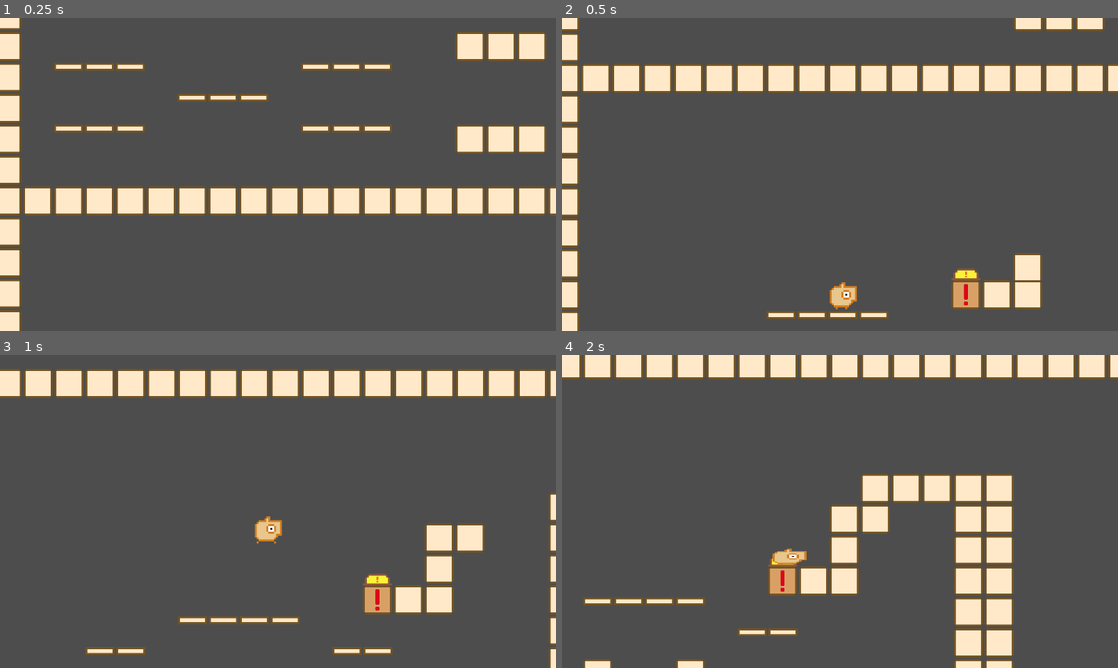
Above: before the commit, frames 1-4 (two rows, left to right).
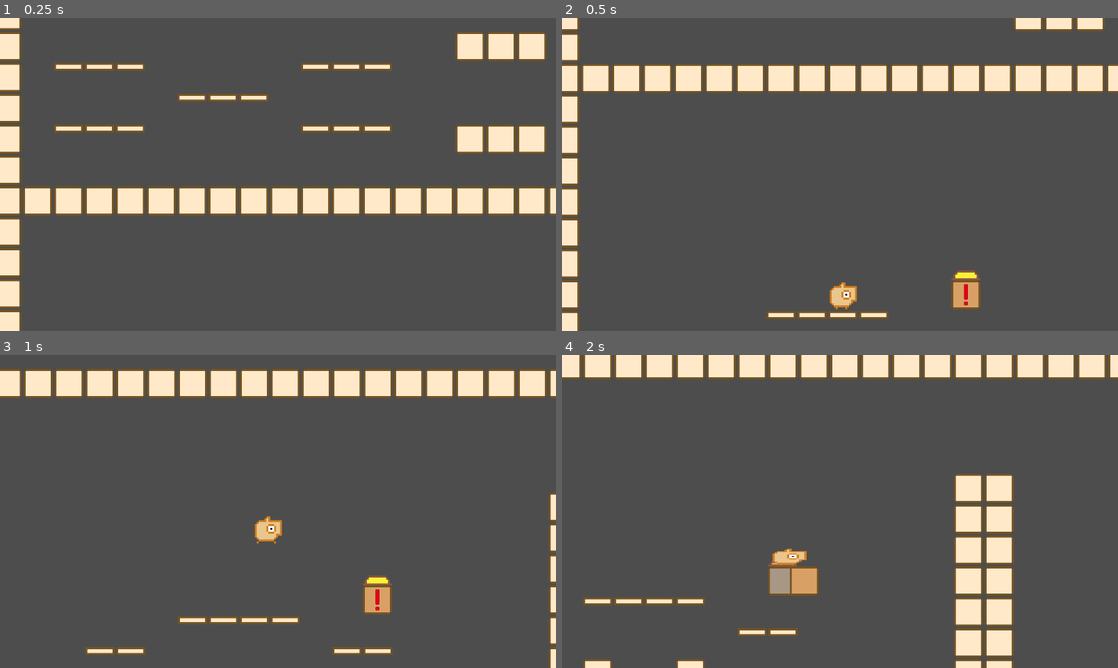
Above: after the commit, the same moments.

Repository: syun77/gd_inovania2
Game: Godot game, scene res://Main.tscn
Two runs of this game, one before a commit and one after it. Both use one fixed random seed, a clock stepped at 60 frames per second and the inputs below.
Inputs (mouse positions are in pixels of both pictures, inside the frame that each line leads up to):
- Up to frame 1 (0.25 s): no input
- Up to frame 2 (0.5 s): no input
- Up to frame 3 (1 s): move the mouse to (400, 495) at 0.52 s; hold Right (ui_right) from 0.53 s (still down); hold Space (action) from 0.53 s (still down); tap Up (ui_up) at 0.77 s
- Up to frame 4 (2 s): keep holding Right (ui_right); move the mouse to (728, 527) at 1.27 s; release Space (action) at 1.28 s; tap Space (action) at 1.35 s; tap Up (ui_up) at 1.52 s

Frame 1 is identical in both runs. In frame 2, 1.5% of the frame differs, in the area x 70-87%, y 75-94%; in frame 3, 2.4%; in frame 4, 4.1%, in the area x 37-70%, y 38-77%.

Commit message:
びっくりブロックを実装

Diff:
--- a/gd_inovania2/Main.gd
+++ b/gd_inovania2/Main.gd
@@ -167,7 +167,6 @@
 
 	# 座標リスト.
 	var pos_list = _create_exclamation_block_list(p)
-	print(pos_list)
 	_bg_layer.add_child(block)
 	block.setup(pos_list)
 
--- /dev/null
+++ b/gd_inovania2/assets/fonts/Xolonium-Regular.tres
@@ -0,0 +1,7 @@
+[gd_resource type="Theme" load_steps=2 format=3 uid="uid://d01v3grce8ivc"]
+
+[ext_resource type="FontFile" uid="uid://csbm65h0kxlp5" path="res://assets/fonts/Xolonium-Regular.otf" id="1_g418x"]
+
+[resource]
+default_font = ExtResource("1_g418x")
+default_font_size = 32
--- a/gd_inovania2/src/gimmic/ExclamationBlock.gd
+++ b/gd_inovania2/src/gimmic/ExclamationBlock.gd
@@ -5,9 +5,32 @@
 class_name ExclamationBlock
 
 # -------------------------------------------------------------
+# preload.
+# -------------------------------------------------------------
+const WALL_OBJ = preload("res://src/gimmic/Wall.tscn")
+
+# -------------------------------------------------------------
 # const.
 # -------------------------------------------------------------
-const WALL_OBJ = preload("res://src/gimmic/Wall.tscn")
+const TIMER_COUNT_DOWN = 3.0
+
+enum eState {
+	NOT_PRESS, # 押していない.
+	PRESS, # 押している.
+	PRESS_TO_RELEASE, # 押して一定時間経過中.
+}
+
+# -------------------------------------------------------------
+# onready.
+# -------------------------------------------------------------
+## 生成するカベの管理.
+@onready var _walls = $Walls
+## カウントダウン文字.
+@onready var _label_number = $LabelNumber
+## ブロック画像.
+@onready var _spr = $Sprite
+## スイッチ画像.
+@onready var _spr_switch = $ExclamationSwitch/Sprite
 
 # -------------------------------------------------------------
 # var.
@@ -15,6 +38,12 @@
 ## 出現する座標のリスト.
 ## @note add_child() するのでこのブロックからのオフセットとなる.
 var _pos_list = []
+## プレイヤーの参照.
+var _player:Player = null
+## スイッチの状態.
+var _state = eState.NOT_PRESS
+## カウントダウン数字.
+var _count_timer = 0.0
 
 # -------------------------------------------------------------
 # public functions.
@@ -22,13 +51,71 @@
 ## セットアップ.
 func setup(pos_list:Array) -> void:
 	_pos_list = pos_list
-	_create_blocks()
 
 # -------------------------------------------------------------
 # private functions.
 # -------------------------------------------------------------
+## 更新.
+func _process(delta: float) -> void:
+	var pressed = _is_pressed_switch()
+
+	match _state:
+		eState.NOT_PRESS:
+			if pressed:
+				# スイッチを踏んだ.
+				_create_blocks()
+		eState.PRESS:
+			if pressed == false:
+				# スイッチから離れたら時間経過.
+				_state = eState.PRESS_TO_RELEASE
+				_count_timer = TIMER_COUNT_DOWN
+		eState.PRESS_TO_RELEASE:
+			_count_timer -= delta
+			if _count_timer < 0:
+				_count_timer = 0
+			if pressed:
+				# 再び押したらカウントやり直し.
+				_count_timer = TIMER_COUNT_DOWN
+
+			if _count_timer <= 0:
+				# 時間切れ.
+				_erase_blocks()
+
+	# アニメ更新.
+	_update_anim()
+
+## アニメ更新.
+func _update_anim() -> void:
+	_label_number.visible = false
+	if _state == eState.NOT_PRESS:
+		_spr.frame = 0
+		_spr_switch.frame = 0
+	else:
+		_spr.frame = 1
+		_spr_switch.frame = 1
+		if _state == eState.PRESS_TO_RELEASE:
+			_label_number.visible = true
+			var count = int(_count_timer) + 1
+			_label_number.text = "%d"%count
+
+## スイッチを踏んでいるかどうか.
+func _is_pressed_switch() -> bool:
+	if is_instance_valid(_player) == false:
+		# プレイヤーが離れていたら踏んでいないことにする.
+		return false
+
+	if _player.is_landing():
+		return true # 着地していたら踏んでいるものとする.
+
+	return false
+
 ## ブロックを生成する.
 func _create_blocks() -> void:
+	if _state == eState.PRESS:
+		return # すでに押していたら何もしない.
+	if _state == eState.PRESS_TO_RELEASE:
+		return # すでに押していたら何もしない.
+
 	var base = Vector2i.ZERO
 	var idx = 1
 	for grid_pos in _pos_list:
@@ -36,7 +123,30 @@
 		var p_list = [base]
 		for i in range(idx):
 			p_list.append(_pos_list[i])
+		_walls.add_child(wall)
 		wall.setup_moving(p_list)
-		add_child(wall)
 
 		idx += 1
+
+	_state = eState.PRESS
+
+## ブロックを消す.
+func _erase_blocks() -> void:
+	if _state == eState.NOT_PRESS:
+		return # すでに消されていたら何もしない.
+
+	for block in _walls.get_children():
+		block.vanish()
+	_state = eState.NOT_PRESS
+
+## プレイヤーが衝突.
+func _on_exclamation_switch_body_entered(body: Node2D) -> void:
+	if not body is Player:
+		return # Player以外は除外.
+	_player = body
+
+## プレイヤーが離れた.
+func _on_exclamation_switch_body_exited(body: Node2D) -> void:
+	if not body is Player:
+		return # Player以外は除外.
+	_player = null
--- a/gd_inovania2/src/gimmic/ExclamationBlock.tscn
+++ b/gd_inovania2/src/gimmic/ExclamationBlock.tscn
@@ -1,8 +1,9 @@
-[gd_scene load_steps=6 format=3 uid="uid://hfcjfcxbvhnn"]
+[gd_scene load_steps=7 format=3 uid="uid://hfcjfcxbvhnn"]
 
 [ext_resource type="Texture2D" uid="uid://ct2b37bl633r0" path="res://assets/images/gimmick/exclamation_block.png" id="1_bxrni"]
 [ext_resource type="Script" path="res://src/gimmic/ExclamationBlock.gd" id="1_ov478"]
 [ext_resource type="Texture2D" uid="uid://b13cvj3mblcgo" path="res://assets/images/gimmick/exclamation_switch.png" id="2_vgfen"]
+[ext_resource type="Theme" uid="uid://d01v3grce8ivc" path="res://assets/fonts/Xolonium-Regular.tres" id="4_x1b6o"]
 
 [sub_resource type="RectangleShape2D" id="RectangleShape2D_my1x6"]
 size = Vector2(60, 60)
@@ -32,3 +33,21 @@
 [node name="CollisionShape2D" type="CollisionShape2D" parent="ExclamationSwitch"]
 position = Vector2(-2, -44)
 shape = SubResource("RectangleShape2D_fmxrc")
+
+[node name="Walls" type="Node2D" parent="."]
+
+[node name="LabelNumber" type="Label" parent="."]
+visible = false
+offset_left = -38.0
+offset_top = -31.0
+offset_right = 35.0
+offset_bottom = 28.0
+theme = ExtResource("4_x1b6o")
+theme_override_colors/font_outline_color = Color(0, 0, 0, 1)
+theme_override_constants/outline_size = 8
+text = "9"
+horizontal_alignment = 1
+vertical_alignment = 1
+
+[connection signal="body_entered" from="ExclamationSwitch" to="." method="_on_exclamation_switch_body_entered"]
+[connection signal="body_exited" from="ExclamationSwitch" to="." method="_on_exclamation_switch_body_exited"]
--- a/gd_inovania2/src/gimmic/Wall.gd
+++ b/gd_inovania2/src/gimmic/Wall.gd
@@ -7,11 +7,41 @@
 # -------------------------------------------------------------
 # const.
 # -------------------------------------------------------------
-const MOVING_TIMER = 0.01666 * 12 # 12F
+## 移動タイマー.
+const MOVING_TIMER = 0.01666 * 3 # 3F
+## 消滅タイマー.
+const VANISH_TIMER = 0.3
+
+## 動作モード.
+enum eMode {
+	NORMAL = 0, # 通常.
+	EXCLAMATION = 1, # びっくりブロック.
+}
+
+## 状態.
+enum eState {
+	MAIN, # メイン.
+	VANISH, # 消える.
+}
+
+# -------------------------------------------------------------
+# onready.
+# -------------------------------------------------------------
+@onready var _spr = $Sprite2D
+@onready var _collision = $CollisionShape2D
 
 # -------------------------------------------------------------
 # var.
 # -------------------------------------------------------------
+## 動作モード.
+var _mode = eMode.NORMAL
+
+## 状態.
+var _state = eState.MAIN
+
+## 汎用タイマー.
+var _timer = 0.0
+
 ## 移動タイマー.
 var _moving_timer = 0.0
 ## 移動リスト.
@@ -20,9 +50,22 @@
 # -------------------------------------------------------------
 # public functions.
 # -------------------------------------------------------------
+## 移動のセットアップ.
 func setup_moving(pos_list:Array) -> void:
+	_mode = eMode.EXCLAMATION
 	_pos_list = pos_list
-	position = Map.grid_to_world(_pos_list[0])
+	position = Map.grid_to_world(_pos_list[0], false)
+	_spr.frame = _mode
+
+## 消滅.
+func vanish() -> void:
+	if _state == eState.VANISH:
+		return
+	_state = eState.VANISH
+	_timer = VANISH_TIMER
+
+	# コリジョンを無効にする.
+	_collision.disabled = true
 
 # -------------------------------------------------------------
 # private functions.
@@ -31,6 +74,26 @@
 func _process(delta: float) -> void:
 	if _pos_list.is_empty() == false:
 		_update_moving(delta)
+
+	match _state:
+		eState.MAIN:
+			_update_main(delta)
+		eState.VANISH:
+			_update_vanish(delta)
+
+## 更新 > メイン.
+func _update_main(_delta:float) -> void:
+	pass
+
+## 更新 > 消滅.
+func _update_vanish(delta:float) -> void:
+	_timer -= delta
+	if _timer < 0.0:
+		queue_free()
+		return
+
+	var rate = _timer / VANISH_TIMER
+	_spr.scale = Vector2(rate, rate)
 
 ## 移動の更新.
 func _update_moving(delta:float) -> void:
@@ -46,6 +109,8 @@
 			# ゴールした.
 			position = Map.grid_to_world(_pos_list[0], false)
 			_pos_list.clear()
+			var p =ParticleUtil.add(global_position, ParticleUtil.eType.RECTLINE, 0, 0, 1.0, 0.5)
+			p.color = Color.CHOCOLATE
 			return
 
 	var a = Vector2(_pos_list[0])
--- a/gd_inovania2/src/gimmic/Wall.tscn
+++ b/gd_inovania2/src/gimmic/Wall.tscn
@@ -12,6 +12,7 @@
 
 [node name="Sprite2D" type="Sprite2D" parent="."]
 texture = ExtResource("1_r3sgy")
+hframes = 2
 metadata/_edit_lock_ = true
 
 [node name="CollisionShape2D" type="CollisionShape2D" parent="."]
--- /dev/null
+++ b/gd_inovania2/src/particle/ParticleRectLine.gd
@@ -0,0 +1,22 @@
+extends Particle
+
+# ============================================
+# 広がる線の矩形.
+# ============================================
+var _base_scale = Vector2()
+
+## 開始.
+func _start() -> void:
+	gravity = 0.0 # 重力なし.
+	rotate_speed = 0.0 # 回転しない.
+	_base_scale = scale
+
+## 更新.
+func _update(delta:float) -> void:
+	move(delta)
+	modulate = color
+
+	var rate = get_time_rate()
+	var sc = Ease.expo_out(rate)
+	scale = _base_scale * sc
+	modulate.a = (1 - rate)
--- /dev/null
+++ b/gd_inovania2/src/particle/ParticleRectLine.tscn
@@ -0,0 +1,12 @@
+[gd_scene load_steps=4 format=3 uid="uid://bbkdy6ge3ols5"]
+
+[ext_resource type="Texture2D" uid="uid://6ex4wtckfxcs" path="res://assets/images/particle/rectline.png" id="1_vuy6n"]
+[ext_resource type="Script" path="res://src/particle/ParticleRectLine.gd" id="2_qjb4p"]
+
+[sub_resource type="CanvasItemMaterial" id="CanvasItemMaterial_uub24"]
+blend_mode = 1
+
+[node name="ParticleRectLine" type="Sprite2D"]
+material = SubResource("CanvasItemMaterial_uub24")
+texture = ExtResource("1_vuy6n")
+script = ExtResource("2_qjb4p")
--- /dev/null
+++ b/gd_inovania2/src/particle/ParticleRing.gd
@@ -0,0 +1,22 @@
+extends Particle
+
+# ============================================
+# 広がるリング.
+# ============================================
+var _base_scale = Vector2()
+
+## 開始.
+func _start() -> void:
+	gravity = 0.0 # 重力なし.
+	rotate_speed = 0.0 # 回転しない.
+	_base_scale = scale
+
+## 更新.
+func _update(delta:float) -> void:
+	move(delta)
+	modulate = color
+
+	var rate = get_time_rate()
+	var sc = Ease.expo_out(rate)
+	scale = _base_scale * sc
+	modulate.a = (1 - rate)
--- /dev/null
+++ b/gd_inovania2/src/particle/ParticleRing.tscn
@@ -0,0 +1,12 @@
+[gd_scene load_steps=4 format=3 uid="uid://b4u4c6ns1ym46"]
+
+[ext_resource type="Texture2D" uid="uid://bcn0vpcycyh1d" path="res://assets/images/particle/ring.png" id="1_bdyin"]
+[ext_resource type="Script" path="res://src/particle/ParticleRing.gd" id="2_fummw"]
+
+[sub_resource type="CanvasItemMaterial" id="CanvasItemMaterial_uub24"]
+blend_mode = 1
+
+[node name="ParticleRing" type="Sprite2D"]
+material = SubResource("CanvasItemMaterial_uub24")
+texture = ExtResource("1_bdyin")
+script = ExtResource("2_fummw")
--- a/gd_inovania2/src/particle/ParticleUtil.gd
+++ b/gd_inovania2/src/particle/ParticleUtil.gd
@@ -9,6 +9,8 @@
 const PARTICLE_OBJ = preload("res://src/particle/Particle.tscn")
 const PARTICLE_BLOCK_OBJ = preload("res://src/particle/ParticleBlock.tscn")
 const PARTICLE_INO_BLUE_OBJ = preload("res://src/particle/ParticleInoBlur.tscn")
+const PARTICLE_RING_OBJ = preload("res://src/particle/ParticleRing.tscn")
+const PARTICLE_RECTLINE_OBJ = preload("res://src/particle/ParticleRectLine.tscn")
 
 # ----------------------------------
 # consts.
@@ -17,11 +19,15 @@
 	SIMPLE, # シンプルな丸パーティクル.
 	BLOCK, # ブロック破壊パーティクル.
 	INO_BLUR, # 残像.
+	RING, # リングエフェクト.
+	RECTLINE, # 線の矩形.
 }
 const TBL = {
 	eType.SIMPLE: PARTICLE_OBJ,
 	eType.BLOCK: PARTICLE_BLOCK_OBJ,
 	eType.INO_BLUR: PARTICLE_INO_BLUE_OBJ,
+	eType.RING: PARTICLE_RING_OBJ,
+	eType.RECTLINE: PARTICLE_RECTLINE_OBJ,
 }
 
 # ----------------------------------
--- a/gd_inovania2/src/player/Player.gd
+++ b/gd_inovania2/src/player/Player.gd
@@ -172,7 +172,7 @@
 
 	move_and_slide()
 
-	if _is_landing() == false and is_on_floor():
+	if is_landing() == false and is_on_floor():
 		# 着地した瞬間.
 		_just_landing(true)
 
@@ -182,7 +182,7 @@
 	# スケールアニメの更新
 	_update_jump_scale_anim(delta)
 
-	if _is_landing():
+	if is_landing():
 		_set_fall_through(false) # 着地したら飛び降り終了.
 
 	_update_collision_post()
@@ -613,7 +613,7 @@
 				_just_landing(false)
 
 ## 着地しているかどうか.
-func _is_landing() -> bool:
+func is_landing() -> bool:
 	return _move_state == eMoveState.LANDING
 
 ## 空中かどうか.
Binary file added: gd_inovania2/assets/fonts/PixelMplus10-Regular.ttf
Binary file added: gd_inovania2/assets/fonts/Xolonium-Regular.otf
Binary file changed: gd_inovania2/assets/images/gimmick/exclamation_switch.png
Binary file changed: gd_inovania2/assets/images/gimmick/wall.png
Binary file added: gd_inovania2/assets/images/particle/rectline.png
